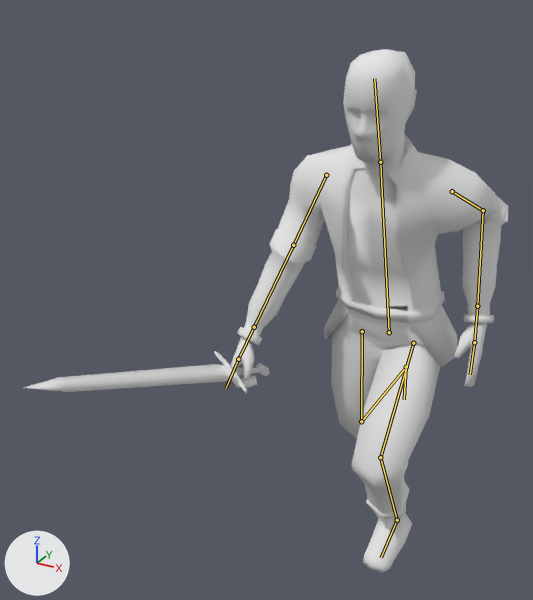
Before and after pictures for a commit that changed the Blender file Assets/Models/MainChar/MainCharNEW/mainChar4.blend.
The view is the same before and after, from a 50 mm lens placed at (2.03, -5.99, 5.49), pointed at (-0.83, -0.8, 2.89). The axes (+X, +Y, +Z) are drawn at lower left. The lights are the same throughout. Both versions are drawn at frame 6 of the action 'Run'; the numbers are the values there. The bones that bend it are drawn over the model as lines.
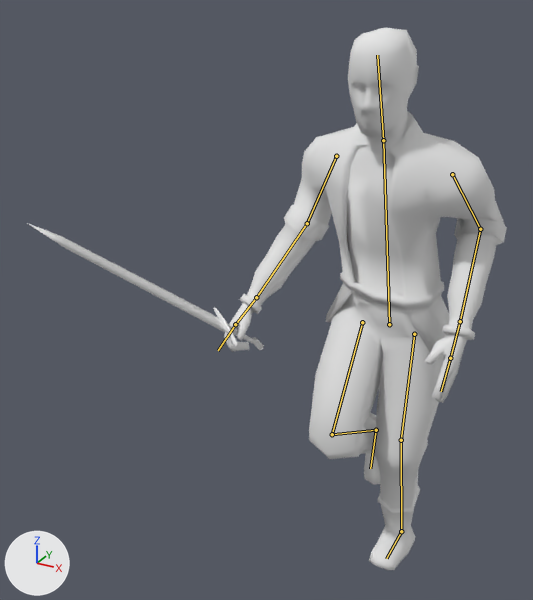
Changed parts and their boxes (x1, y1, x2, y2) in the pictures (533 x 600 px):
'Plane', posed: before (231, 49, 509, 572); after (224, 27, 507, 570)
'Cube', posed (191% taller): before (24, 351, 270, 394); after (27, 223, 264, 350)
bone 'Stommach', root to tip: before (389, 332) to (380, 162); after (389, 324) to (383, 140)
bone 'UpperArm.L', root to tip: before (452, 191) to (483, 210); after (452, 174) to (480, 229)
bone 'LowerArm.L', root to tip: before (483, 210) to (477, 306); after (480, 229) to (460, 321)
bone 'UpperArm.R', root to tip: before (326, 175) to (293, 245); after (336, 156) to (307, 223)
bone 'LowerArm.R', root to tip: before (293, 245) to (254, 327); after (307, 223) to (256, 297)
bone 'Hand1.R', root to tip: before (254, 327) to (238, 359); after (256, 297) to (235, 324)
bone 'Stommach.001', root to tip: before (380, 162) to (374, 78); after (383, 140) to (377, 55)
bone 'UpperLeg.R', root to tip: before (362, 331) to (361, 421); after (362, 322) to (332, 434)
bone 'LowerLeg.R', root to tip: before (361, 421) to (406, 367); after (332, 434) to (376, 430)
bone 'Foot.R', root to tip: before (406, 367) to (404, 399); after (376, 430) to (370, 468)
bone 'UpperLeg.L', root to tip: before (413, 343) to (380, 457); after (414, 334) to (401, 440)
bone 'LowerLeg.L', root to tip: before (380, 457) to (397, 520); after (401, 440) to (401, 531)
bone 'Foot.L', root to tip: before (397, 520) to (381, 557); after (401, 531) to (386, 558)

The change in detail:
Bone 'Stommach' (bone_stommach) moves from (0.0, -0.35, 0.0) to (0.0, -0.26, 0.0).
Bone 'Stommach' (bone_stommach) turns from (17, 0, 0) to (11, -9, 0) degrees about its own x, y and z.
Bone 'UpperArm.L' (bone_upperarm_l) turns from (-47, 8, -38) to (-26, 5, -36) degrees about its own x, y and z.
Bone 'LowerArm.L' (bone_lowerarm_l) turns from (-6, -7, 82) to (-5, -7, 74) degrees about its own x, y and z.
Bone 'UpperArm.R' (bone_upperarm_r) turns from (-28, 10, -28) to (-18, 6, -27) degrees about its own x, y and z.
Bone 'LowerArm.R' (bone_lowerarm_r) turns from (0, 3, 10) to (2, 6, 26) degrees about its own x, y and z.
Bone 'Hand1.R' (bone_hand1_r) turns from (-4, -31, 10) to (-6, -31, 14) degrees about its own x, y and z.
Bone 'Stommach.001' (bone_stommach_001) turns from (-7, 0, 0) to (-4, 10, -2) degrees about its own x, y and z.
Bone 'UpperLeg.R' (bone_upperleg_r) moves from (0.0, 0.35, 0.0) to (0.0, 0.25, 0.0).
Bone 'UpperLeg.R' (bone_upperleg_r) turns from (7, 0, 0) to (-35, 0, 0) degrees about its own x, y and z.
Bone 'LowerLeg.R' (bone_lowerleg_r) turns from (78, 0, 0) to (93, 0, 0) degrees about its own x, y and z.
Bone 'Foot.R' (bone_foot_r) turns from (0, 0, 0) to (12, 0, 0) degrees about its own x, y and z.
Bone 'UpperLeg.L' (bone_upperleg_l) moves from (0.0, 0.35, 0.0) to (0.0, 0.25, 0.0).
Bone 'UpperLeg.L' (bone_upperleg_l) turns from (-41, 0, 0) to (-7, 0, 0) degrees about its own x, y and z.
Bone 'LowerLeg.L' (bone_lowerleg_l) turns from (67, 0, 0) to (17, 0, 0) degrees about its own x, y and z.
Bone 'Foot.L' (bone_foot_l) turns from (-16, 0, 0) to (-18, 0, 0) degrees about its own x, y and z.
